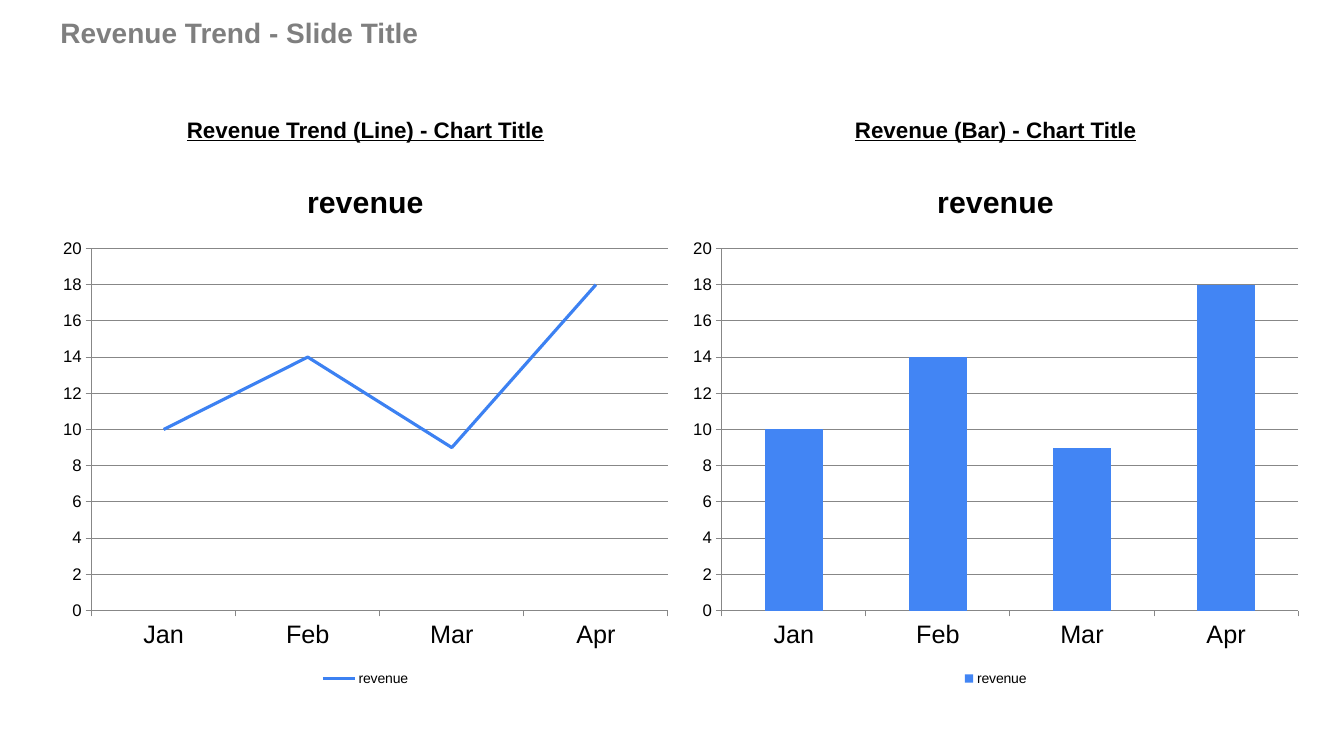
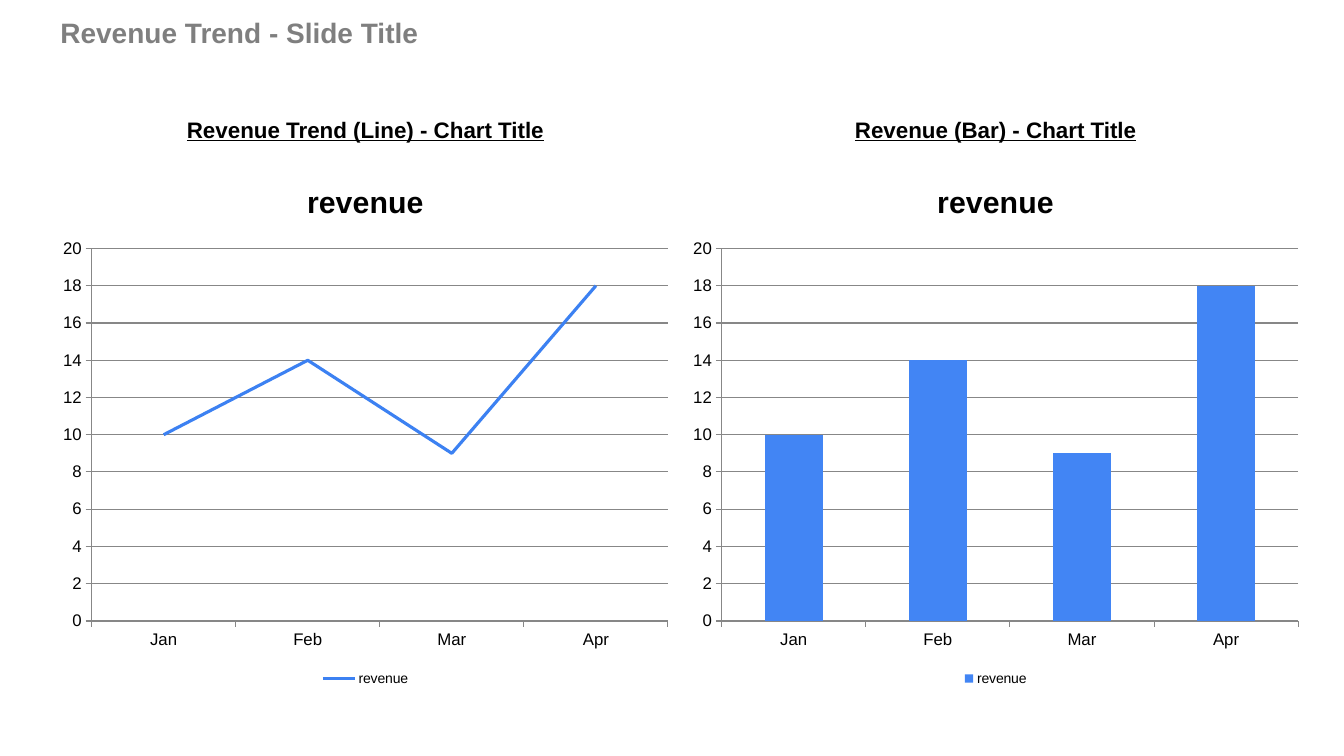
Before and after one commit to josephcobb111/deckbridge, a slide deck: slide 3 of notebooks/demo.pptx. Drawn at 1344x756 pixels with LibreOffice and Linux fonts; fonts in the diff are those of the drawing. Boxes give left, top, right and bottom in pixels: in the first picture for what was removed or moved away, otherwise in the second. Text is boxed around its words. In the diff, an @@ line names an element or a change of style, - is before the commit and + after.

Commit message:
category axis font size matches value axis

```diff
--- a/notebooks/demo.pptx
+++ b/notebooks/demo.pptx
@@ line chart at (x1=50, y1=161, x2=681, y2=691) @@
@@ category axis changed @@
@@ column chart at (x1=681, y1=161, x2=1311, y2=691) @@
@@ category axis changed @@
```
Also in this commit, not shown: 2 other slides changed, 1 other file.
